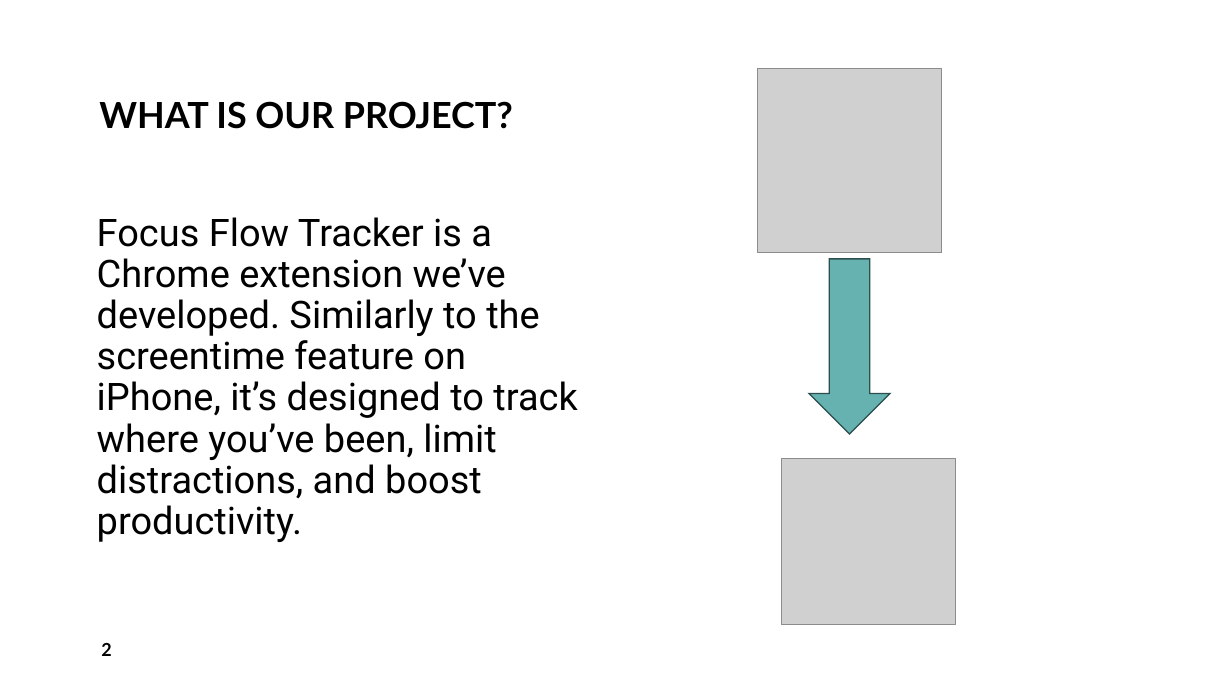
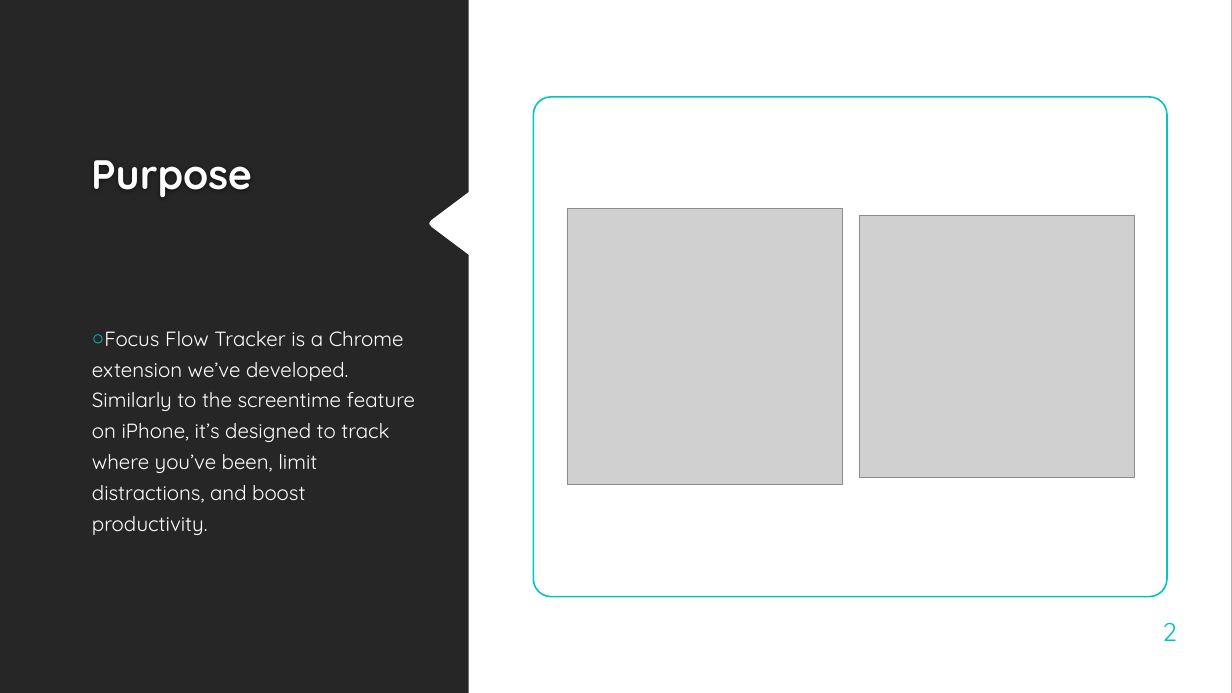
Before and after one commit to spatel787/FocusFlowTracker, a slide deck: slide 2 of Final Presentation.pptx. Drawn at 1232x693 pixels with LibreOffice and Linux fonts; fonts in the diff are those of the drawing; grey boxes stand for pictures; background and template pictures are left out. Boxes give left, top, right and bottom in pixels: in the first picture for what was removed or moved away, otherwise in the second. Text is boxed around its words. In the diff, an @@ line names an element or a change of style, - is before the commit and + after.

```diff
--- a/Final Presentation.pptx
+++ b/Final Presentation.pptx
@@ background #FFFFFF to #212121 @@
@@ rectangle added at [0, 0, 1232, 693], fill #FFFFFF @@
@@ freeform shape added at [0, 0, 469, 693], fill #262626 @@
@@ title removed at [99, 101, 513, 129] @@
-WHAT IS OUR PROJECT?
@@ rounded rectangle added at [533, 97, 1167, 597], fill #FFFFFF, outline #00C6BB 1.25 pt @@
@@ title added at [91, 160, 252, 197], 32 pt, text #FEFEFE, bold @@
+Purpose
@@ picture: place and size @@
-picture at [758, 68, 943, 253]
+picture at [567, 209, 843, 484]
@@ picture: place and size @@
-picture at [782, 458, 957, 625]
+picture at [860, 215, 1135, 478]
@@ text "Focus Flow Tracker is a ...": place and size @@
-text "Focus Flow Tracker is a ..." at [97, 217, 577, 542]
+text "Focus Flow Tracker is a ..." at [92, 331, 415, 535]
@@ text "Focus Flow Tracker is a ..." at [92, 331, 415, 535]: size 29.6 to 16 pt, font Roboto to Quicksand, text colour #000000 to #FFFFFF; bullet none to ○; line spacing 0.9 to 24pt; less space between paragraphs; vertical alignment top to middle @@
@@ down arrow removed at [809, 259, 890, 434] @@
@@ page number: place and size @@
-page number at [101, 643, 111, 656]
+page number at [1162, 622, 1177, 641]
@@ page number at [1162, 622, 1177, 641]: size 14 to 20 pt, font Lato to Quicksand, text colour #000000 to #00C6BB, bold off; alignment left to right; more space between paragraphs; vertical alignment middle to bottom @@
```
Also in this commit, not shown: 9 other slides changed, 1 slide removed.
